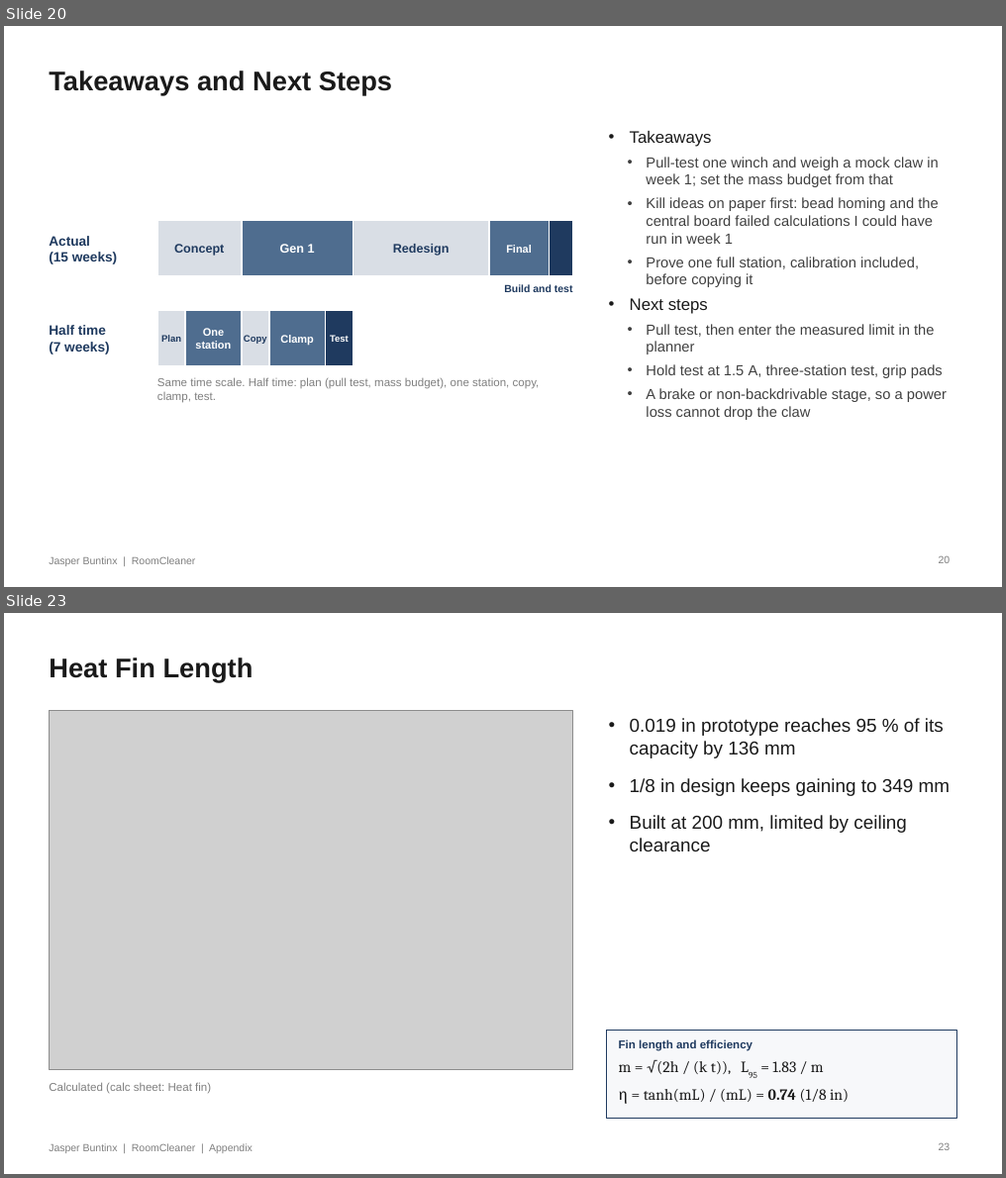
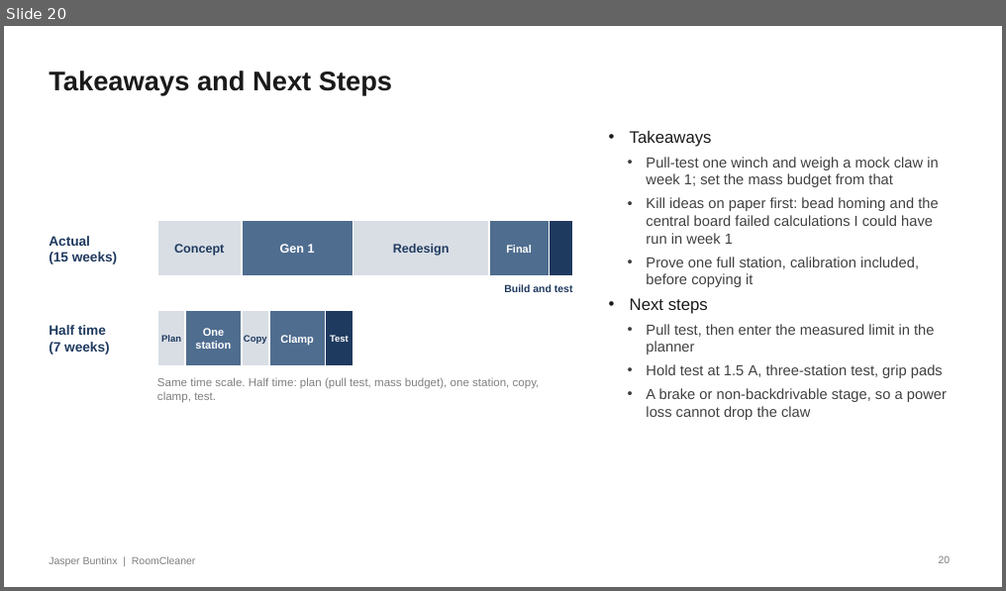
Before and after one commit to Jaspario1199/RoomCleaner, a slide deck: docs/presentation/deck_v8/RoomCleaner_Buntinx_Oct27_v8.pptx. Shown one above the other, each under a label of ours: slides 20 and 23 before the commit, slide 20 after it; the slides between them are not shown. The pictures are 1006x1178 and 1006x591 pixels, drawn with LibreOffice and Linux fonts; fonts in the diff are those of the drawing; grey boxes stand for pictures. Boxes give left, top, right and bottom in pixels: in the first picture for what was removed or moved away, otherwise in the second. Text is boxed around its words. In the diff, an @@ line names an element or a change of style, - is before the commit and + after.

```diff
--- a/docs/presentation/deck_v8/RoomCleaner_Buntinx_Oct27_v8.pptx
+++ b/docs/presentation/deck_v8/RoomCleaner_Buntinx_Oct27_v8.pptx
@@ slide 23 removed at bbox=[4, 613, 1002, 1174], background #FFFFFF @@
@@ text removed at bbox=[49, 658, 253, 682] @@
-Heat Fin Length
@@ picture removed at bbox=[49, 710, 573, 1070] @@
@@ text removed at bbox=[630, 718, 949, 852] @@
-• 0.019 in prototype reaches 95 % of its capacity by 136 mm
-• 1/8 in design keeps gaining to 349 mm
-• Built at 200 mm, limited by ceiling clearance
@@ rectangle removed at bbox=[607, 1030, 957, 1118] @@
@@ text removed at bbox=[619, 1040, 752, 1052] @@
-Fin length and efficiency
@@ text removed at bbox=[49, 1082, 211, 1093] @@
-Calculated (calc sheet: Heat fin)
@@ text removed at bbox=[619, 1059, 848, 1104] @@
-m = √(2h / (k t)), L95 = 1.83 / m
-η = tanh(mL) / (mL) = 0.74 (1/8 in)
@@ text removed at bbox=[49, 1144, 252, 1154] @@
-Jasper Buntinx | RoomCleaner | Appendix
@@ page number removed at bbox=[939, 1144, 950, 1151] @@
-23
```
Also in this commit, not shown: 6 slides changed, 9 other slides removed, 7 other files.
